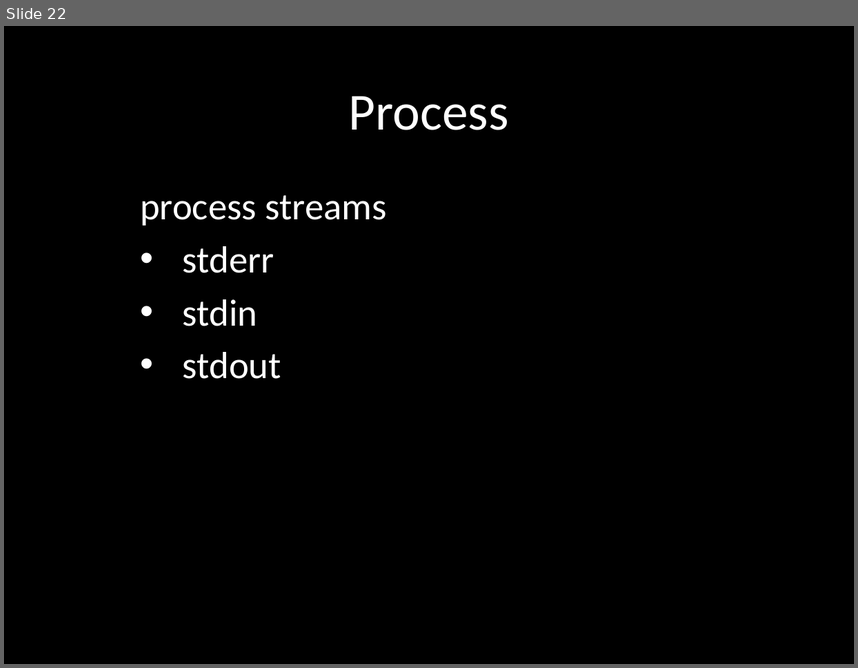
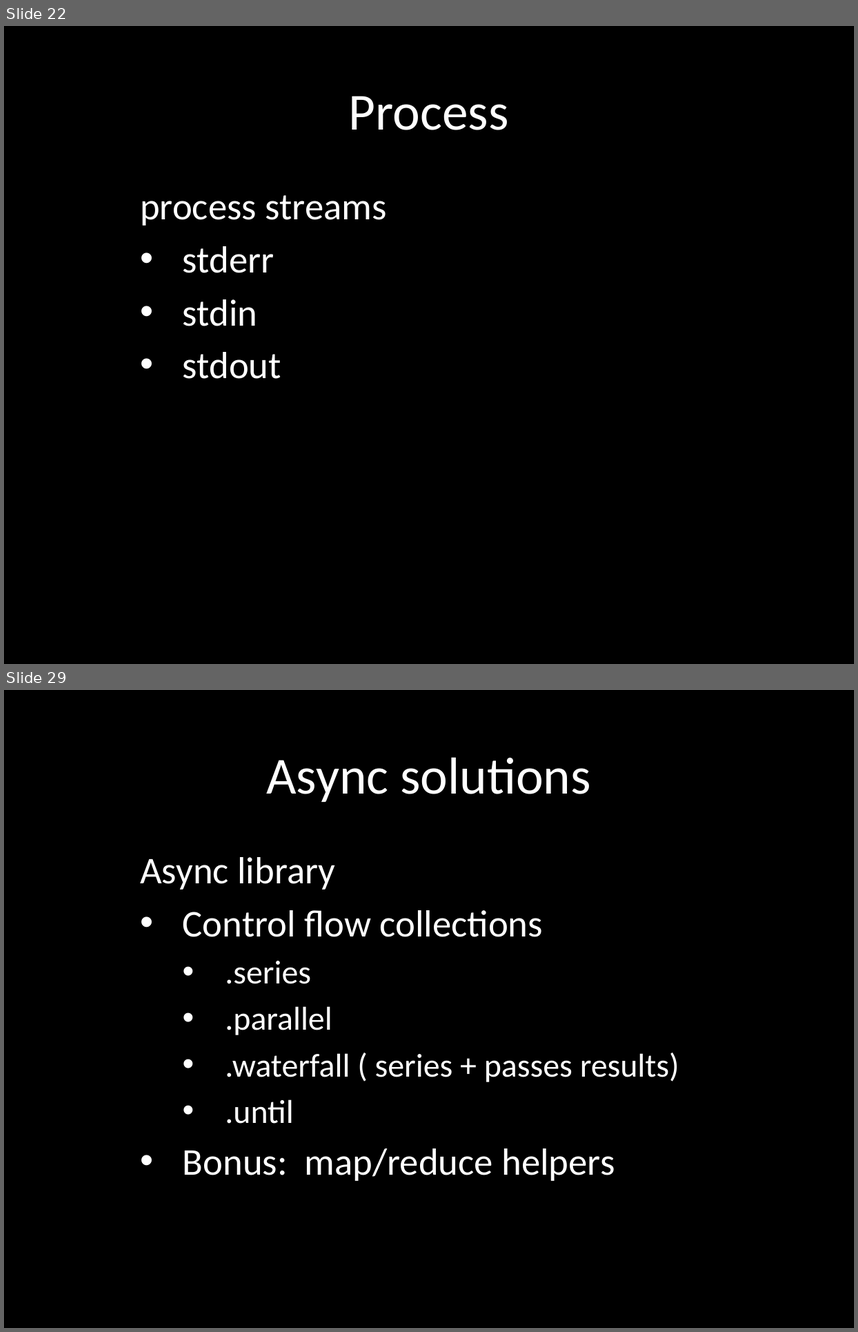
Before and after one commit to eliasjames/training-node, a slide deck: slides/Node Slides Day 2.pptx. Shown one above the other, each under a label of ours: slide 22 before the commit, slides 22 and 29 after it; the slides between them are not shown. The pictures are 858x668 and 858x1332 pixels, drawn with LibreOffice and Linux fonts; fonts in the diff are those of the drawing. Boxes give left, top, right and bottom in pixels: in the first picture for what was removed or moved away, otherwise in the second. Text is boxed around its words. In the diff, an @@ line names an element or a change of style, - is before the commit and + after.

```diff
--- a/slides/Node Slides Day 2.pptx
+++ b/slides/Node Slides Day 2.pptx
@@ slide 29 added at (x1=4, y1=690, x2=854, y2=1328), background #000000 @@
@@ title added at (x1=266, y1=757, x2=590, y2=802), 44 pt, text #FFFFFF @@
+Async solutions
@@ subtitle added at (x1=140, y1=857, x2=680, y2=1181), 32 pt, text #FFFFFF @@
+Async library
+• Control flow collections
+  • .series
+  • .parallel
+  • .waterfall ( series + passes results)
+  • .until
+• Bonus: map/reduce helpers
```
Also in this commit, not shown: 6 slides changed, 6 other slides added, 1 slide removed.
